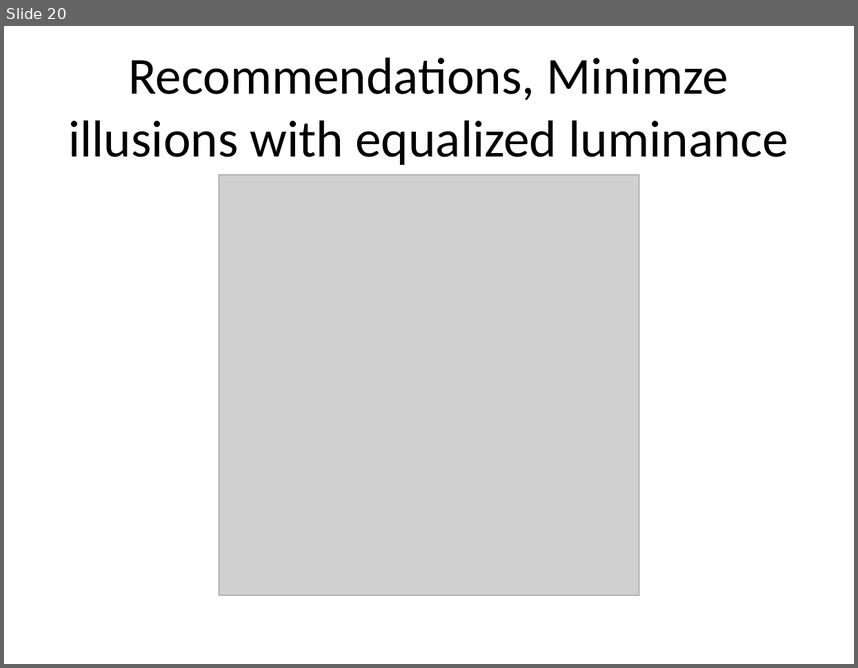
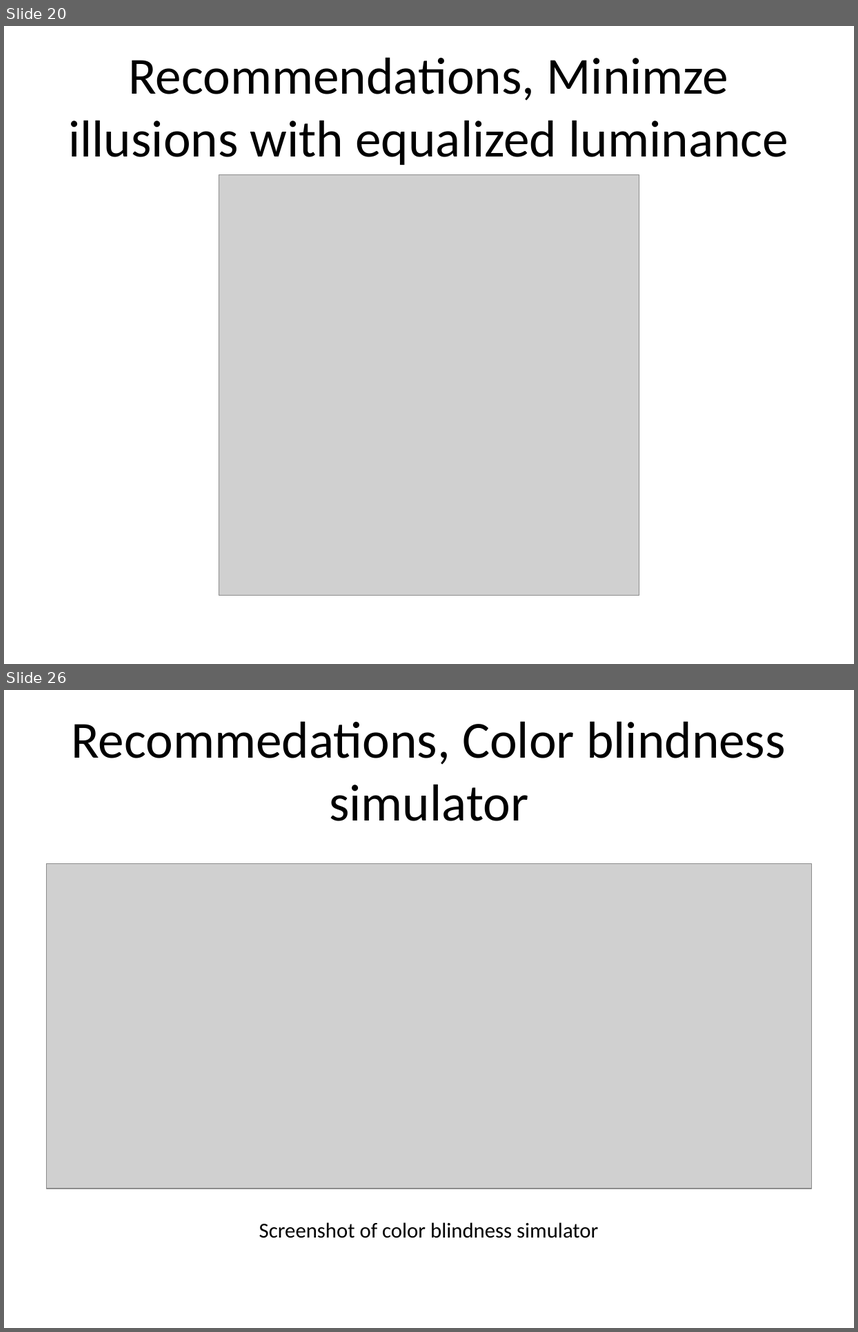
Before and after one commit to pmean/data-visualization, a slide deck: data-viz-02/component/recommendations-colors.pptx. Shown one above the other, each under a label of ours: slide 20 before the commit, slides 20 and 26 after it; the slides between them are not shown. The pictures are 858x668 and 858x1332 pixels, drawn with LibreOffice and Linux fonts; fonts in the diff are those of the drawing; grey boxes stand for pictures. Boxes give left, top, right and bottom in pixels: in the first picture for what was removed or moved away, otherwise in the second. Text is boxed around its words. In the diff, an @@ line names an element or a change of style, - is before the commit and + after.

Commit message:
Finalized color recommendations in data-viz-02

```diff
--- a/data-viz-02/component/recommendations-colors.pptx
+++ b/data-viz-02/component/recommendations-colors.pptx
@@ slide 26 added at (4,690,854,1328), background #FFFFFF @@
@@ title added at (71,721,786,821), 44 pt, text #000000 @@
+Recommedations, Color blindness simulator
@@ picture added at (47,863,811,1188) @@
@@ text added at (259,1222,598,1238), 18 pt, text #000000 @@
+Screenshot of color blindness simulator
```
Also in this commit, not shown: 3 slides changed, 4 other slides added, 3 slides removed, 1 other file.
